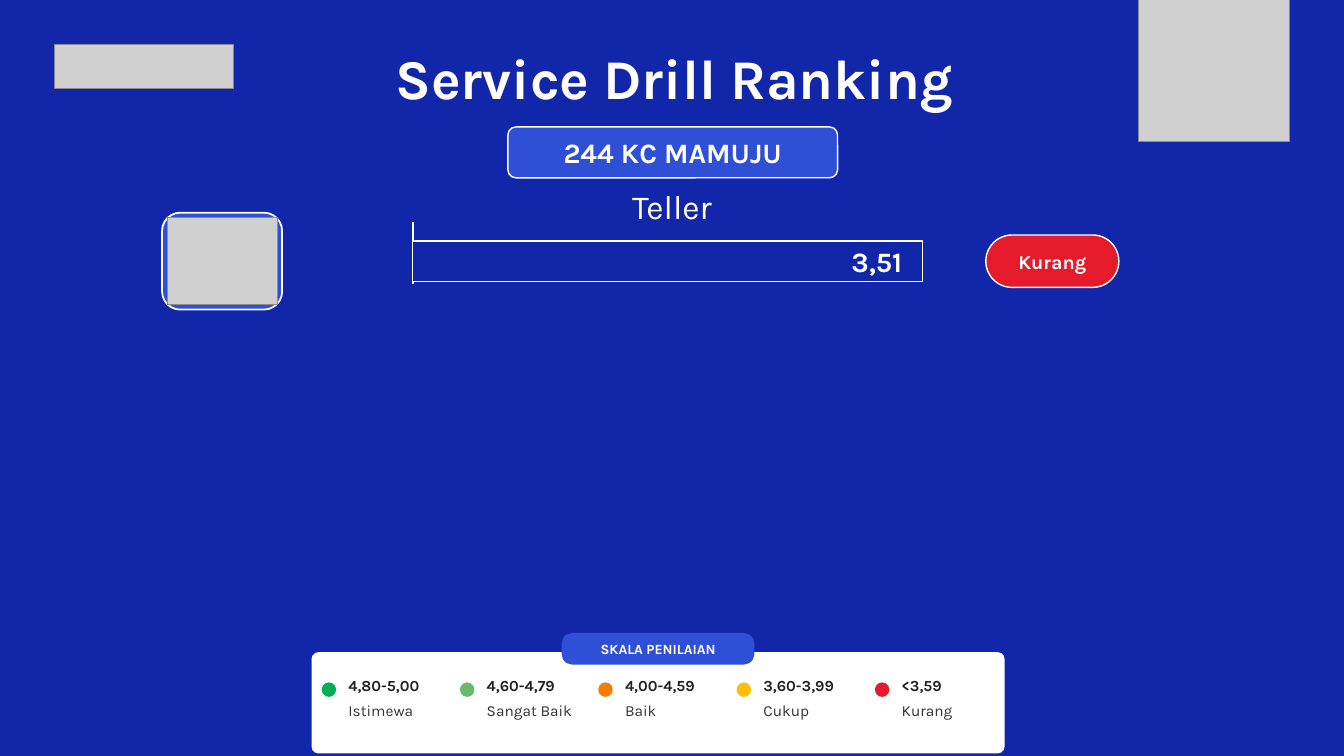
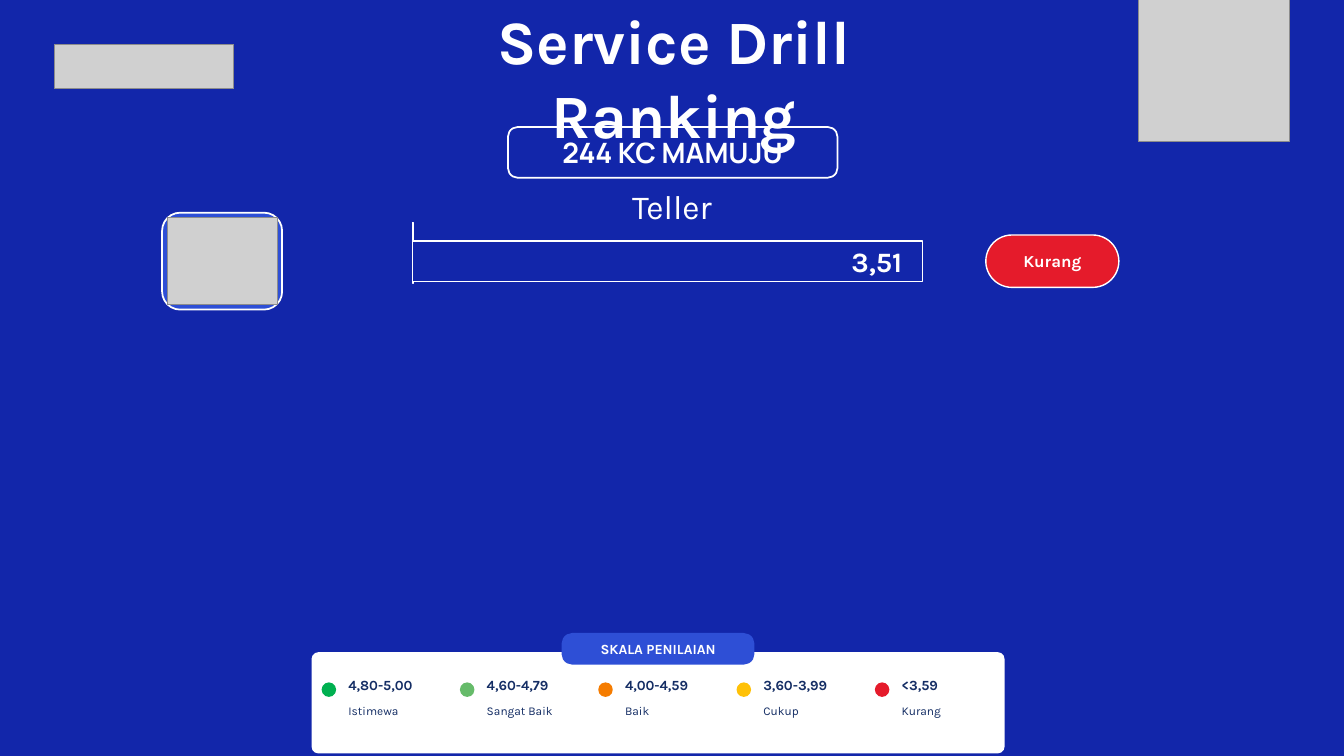
Before and after one commit to hengkiyudijanto/btn-sip, a slide deck: slide 2 of ranking-prod.pptx. Drawn at 1344x756 pixels with LibreOffice and Linux fonts; fonts in the diff are those of the drawing; grey boxes stand for pictures; background and template pictures are left out. Boxes give left, top, right and bottom in pixels: in the first picture for what was removed or moved away, otherwise in the second. Text is boxed around its words. In the diff, an @@ line names an element or a change of style, - is before the commit and + after.

Commit message:
Ranking PPTX: nama posisi 18 pt, nama petugas 16 pt
Sesuai daftar ukuran font dari user:
  Nama cabang            20 pt  Poppins     (latar transparan)
  Nama posisi            18 pt  Aptos       (dari 24)
  Nama petugas           16 pt  Aptos       (dari 20)
  Legenda rentang        10 pt  tebal
  Legenda nama kategori   8,5 pt
  Pil kategori           12 pt  tebal

Verifikasi dari PPTX hasil: sz 850/1000/1200/1600/1800/2000/4400
(×1/100 pt) dengan typeface Aptos + Poppins.
120 unit test + 20 pemeriksaan ranking lulus.

```diff
--- a/ranking-prod.pptx
+++ b/ranking-prod.pptx
@@ text "Service Drill Ranking" at bbox=[497, 20, 850, 153]: size 40 to 44 pt @@
@@ text "244 KC MAMUJU" at bbox=[562, 137, 783, 164]: font Karla to Manrope @@
@@ rounded rectangle at bbox=[508, 127, 838, 178]: fill #2E4FD6 to none; outline #FFFFFF 1 pt to #FFFFFF 1.25 pt; proportions changed @@
@@ text "Kurang" at bbox=[1023, 256, 1081, 271]: size 14 to 12 pt @@
@@ size 11 to 10 pt, text colour #222222 to #142D64 in 5 elements at bbox=[348, 680, 412, 692], bbox=[487, 680, 549, 692], bbox=[625, 680, 688, 692], bbox=[763, 680, 827, 692], bbox=[902, 680, 938, 692] @@
@@ size 11 to 8.5 pt, text colour #333333 to #142D64 in 5 elements at bbox=[348, 707, 398, 715], bbox=[487, 707, 552, 718], bbox=[625, 707, 649, 715], bbox=[763, 707, 798, 718], bbox=[902, 707, 941, 718] @@
```
Also in this commit, not shown: 1 other slide changed, 5 other files.
